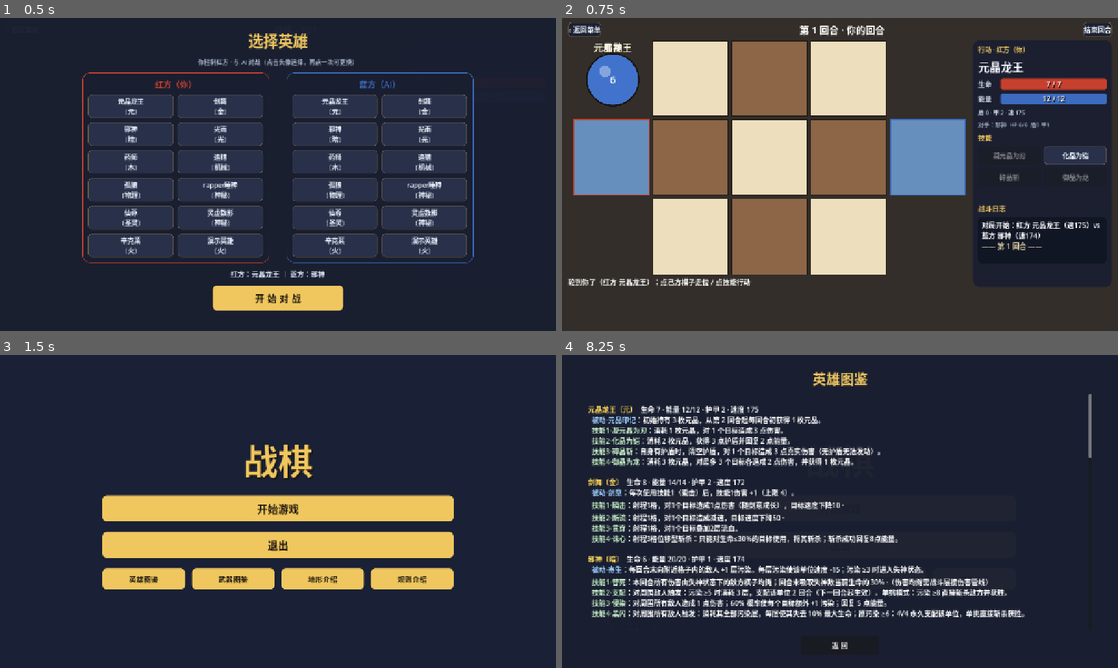
Above: before the commit, frames 1-4 (two rows, left to right).
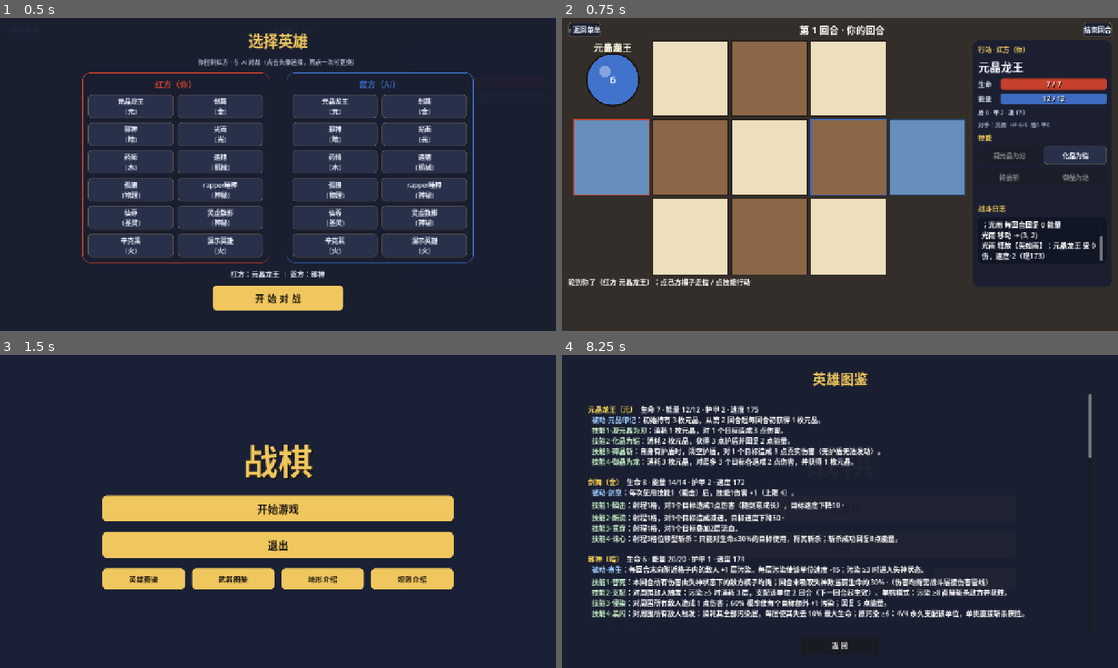
Above: after the commit, the same moments.

Repository: CBWZS-Cyber/zhanqi-godot
Game: Godot game, scene res://scenes/Duel.tscn
Same seed, same stepped clock (60 frames per second), same inputs: the game is played once before the commit and once after it. This scene is started directly instead of the project's main scene.
Inputs:
- Up to frame 1 (0.5 s): no input
- Up to frame 2 (0.75 s): click "开 始 对 战" at 0.5 s
- Up to frame 3 (1.5 s): click "‹ 返回菜单" at 1.25 s
- Up to frame 4 (8.25 s): click "开始游戏" at 2 s; click "联机模式" at 2.75 s; click "离线模式" at 3.5 s; click "剧情模式" at 4.25 s; click "返回" at 5 s; click "开始游戏" at 5.75 s; click "联机模式" at 6.5 s; click "回到主菜单" at 7.25 s; click "英雄图鉴" at 8 s

Frame 1 is identical in both runs. In frame 2, 1.5% of the frame differs, in the area x 7-98%, y 7-78%; in frame 3, nothing differs; in frame 4, less than 0.1%.

Commit message:
PVE 时 AI 英雄随机（排除玩家所选）；玩家在蓝方卡片手动点选则以手选为准

Diff:
--- a/scripts/ui/duel.gd
+++ b/scripts/ui/duel.gd
@@ -24,6 +24,7 @@
 var _pick_lab: Label
 var _red_pick_btns := {}
 var _blue_pick_btns := {}
+var _blue_picked := false   # 玩家是否手动为 AI 选过英雄
 var _red_id := "crystal_dragon"
 var _blue_id := "xie_shen"
 var _hero_ids: Array = []
@@ -487,6 +488,7 @@
 				_red_id = hid
 			else:
 				_blue_id = hid
+				_blue_picked = true
 			_refresh_pick_highlight())
 		grid.add_child(nb)
 	return card
@@ -516,6 +518,12 @@
 		_pick_lab.text = "红方：%s ｜ 蓝方：%s" % [_HD.ALL[_red_id].name, _HD.ALL[_blue_id].name]
 
 func _on_start() -> void:
+	if Global.offline_type != "hotseat" and not _blue_picked:
+		var pool: Array = []
+		for hid in _hero_ids:
+			if hid != _red_id:
+				pool.append(hid)
+		_blue_id = pool[randi() % pool.size()]
 	var ov := get_node_or_null("SelectOverlay")
 	if ov != null:
 		ov.queue_free()
Not shown, added: scripts/ui/unit_token.gd.uid
